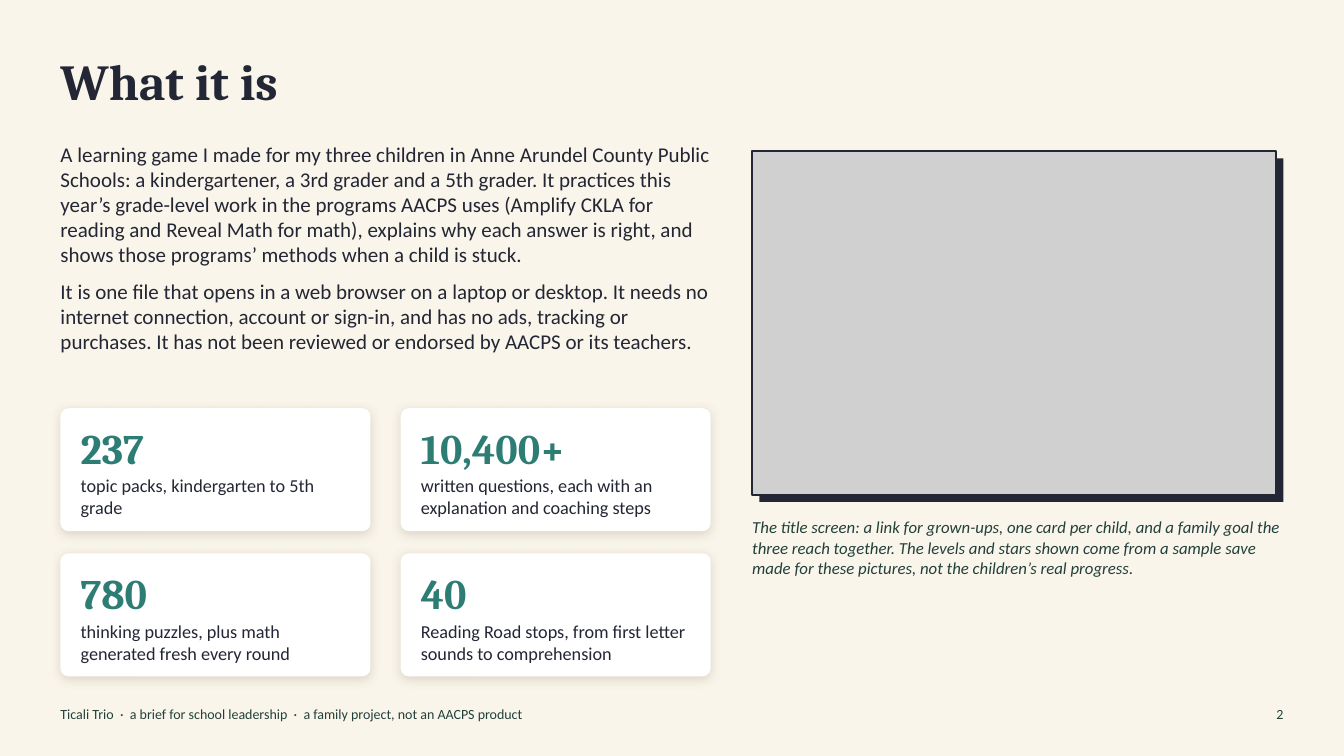
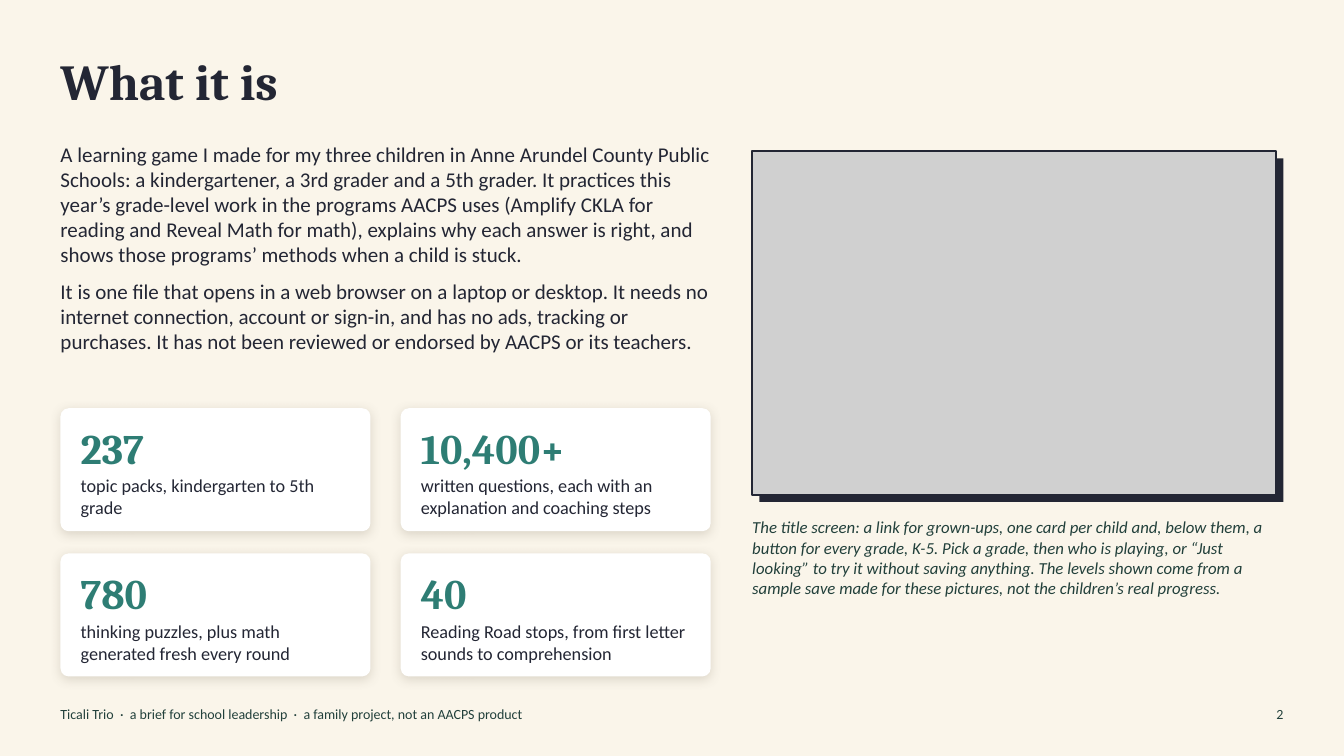
Before and after one commit to nicholasticali/Ticali-trio-education-game, a slide deck: slide 2 of for-school/Ticali_Trio_Brief.pptx. Drawn at 1344x756 pixels with LibreOffice and Linux fonts; fonts in the diff are those of the drawing; grey boxes stand for pictures. Boxes give left, top, right and bottom in pixels: in the first picture for what was removed or moved away, otherwise in the second. Text is boxed around its words. In the diff, an @@ line names an element or a change of style, - is before the commit and + after.

```diff
--- a/for-school/Ticali_Trio_Brief.pptx
+++ b/for-school/Ticali_Trio_Brief.pptx
@@ text at (752, 521, 1263, 597): text changed @@
-The title screen: a link for grown-ups, one card per child, and a family goal the three reach together. The levels and stars shown come from a sample save made for these pictures, not the children’s real progress.
+The title screen: a link for grown-ups, one card per child and, below them, a button for every grade, K-5. Pick a grade, then who is playing, or “Just looking” to try it without saving anything. The levels shown come from a sample save made for these pictures, not the children’s real progress.
```
Also in this commit, not shown: 2 other slides changed, 8 other files.
